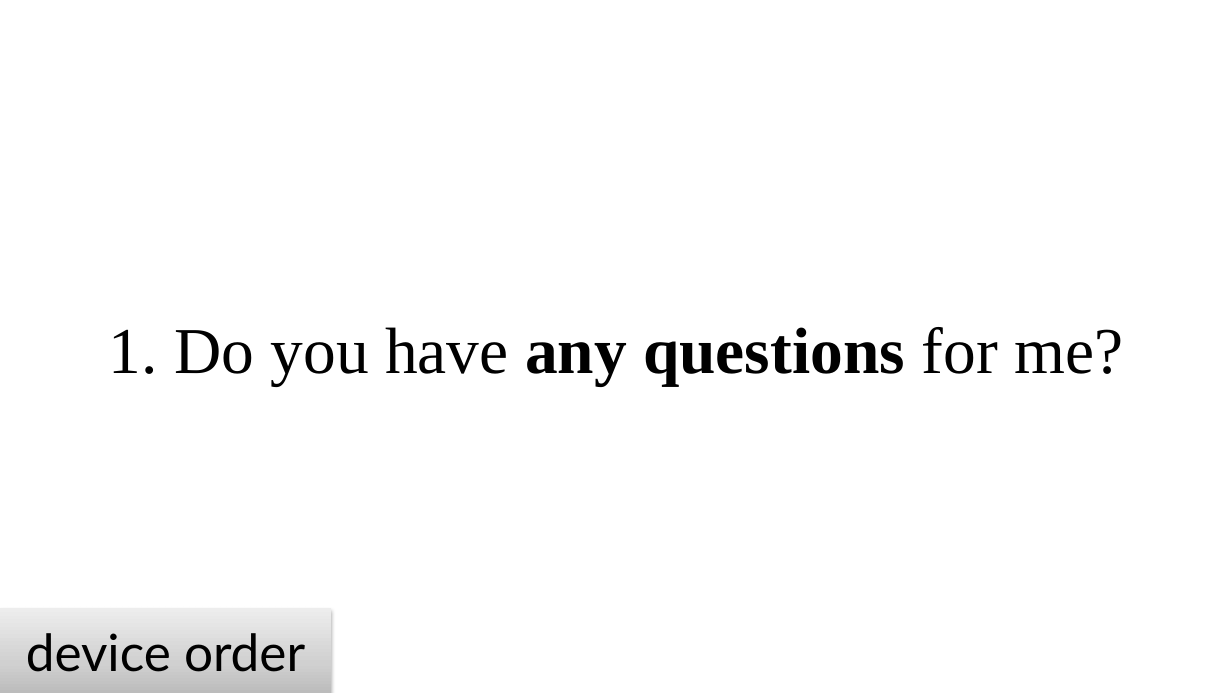
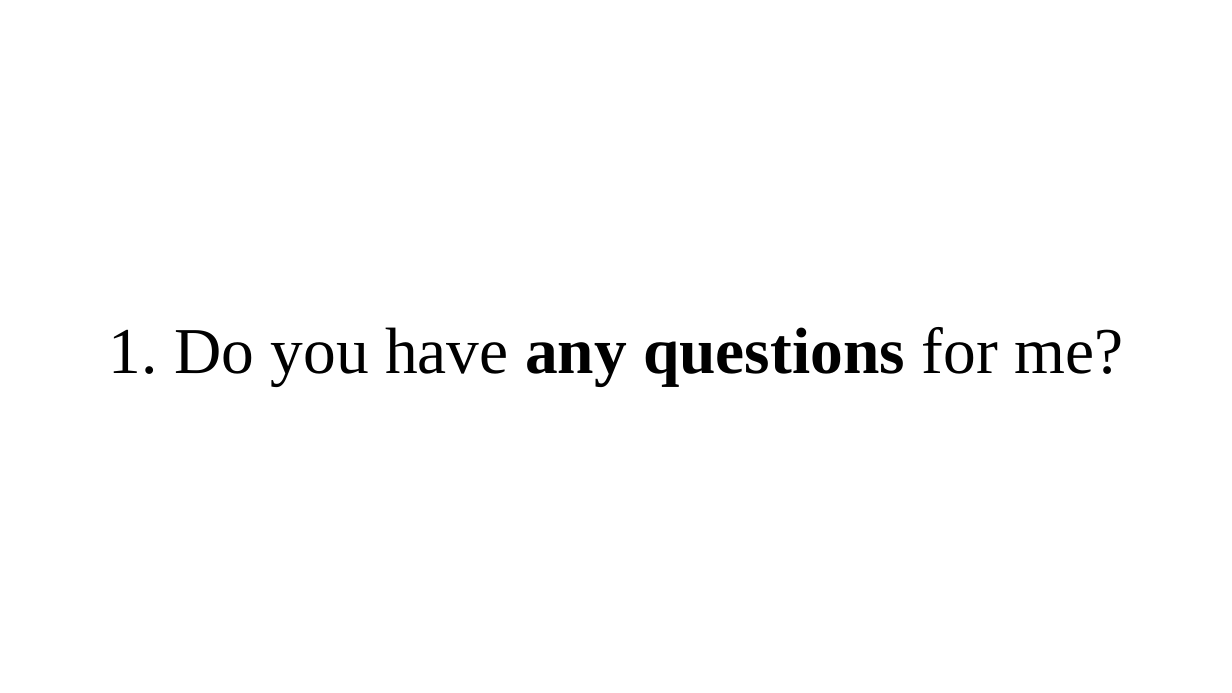
Before and after one commit to mariannazhang/PowerPoint-auto-coding, a slide deck: slide 25 of stimuli.pptm. Drawn at 1232x693 pixels with LibreOffice and Linux fonts; fonts in the diff are those of the drawing. Boxes give left, top, right and bottom in pixels: in the first picture for what was removed or moved away, otherwise in the second. Text is boxed around its words. In the diff, an @@ line names an element or a change of style, - is before the commit and + after.

Commit message:
remove previous now moot ref to device reordering

```diff
--- a/stimuli.pptm
+++ b/stimuli.pptm
@@ action button blank removed at <box>0,608,331,693</box> @@
-device order
```
Also in this commit, not shown: 1 other file.
